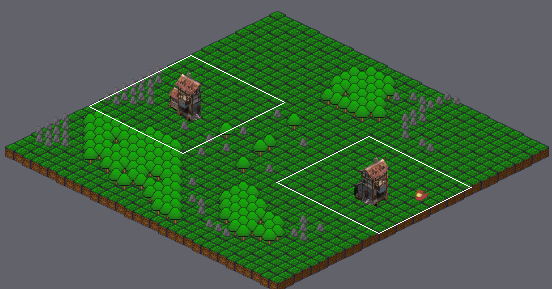
Tiled map, stored at assets/TileMap/Tilemap.tmx. Above: a wide view before the commit, with the close-up outlined.
Close-up. Before:
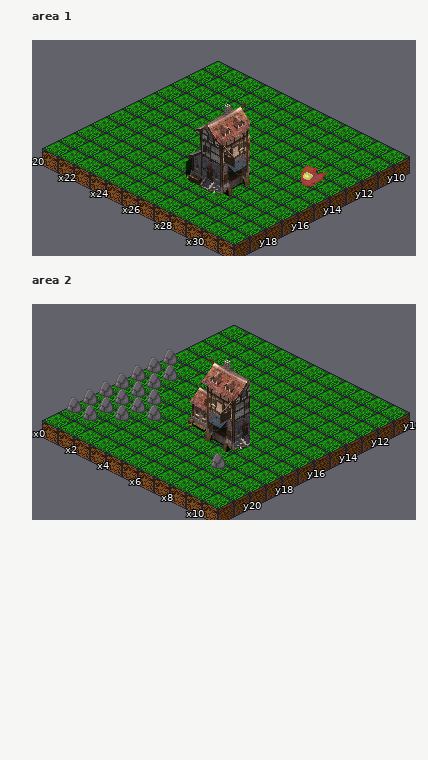
Cells are 32x16 px. Isometric: x runs down to the right, y down to the left. Shown: area 1 x 20..31, y 9..19; area 2 x 0..10, y 10..21. Layer "Layer2" is drawn 2,-3 px off the grid.
After:
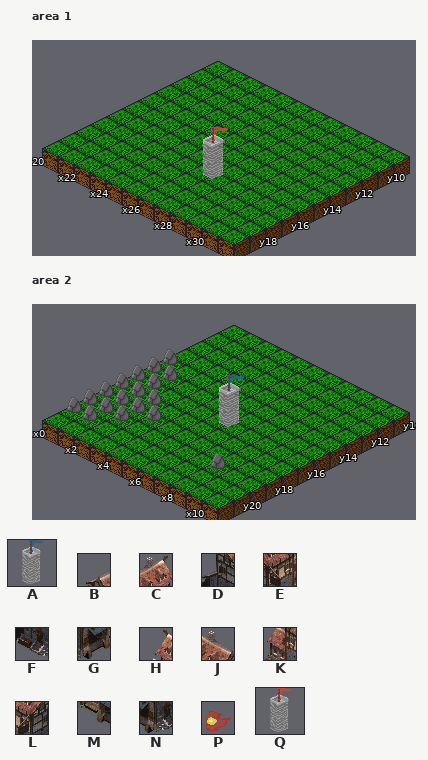
Key: from "blue-castel": A 0; from "castel": B 0, C 1, D 2, E 3, F 4, G 5; from "castel reverse": H 0, J 1, K 2, L 3, M 4, N 5; from "fire": P 0 flipped on the other diagonal; from "red-castel": Q 0.
_ is an empty cell, . an unchanged one.
Changes in this commit:
--- layer "Layer2", area 1
@@ x 23..30 @@
-12 .C......
-13 B......P
-14 ...E....
-15 ..D.....
-16 ..._.G..
-17 ....F...
+12 ._......
+13 _......_
+14 ..._....
+15 .._.....
+16 ...Q._..
+17 ...._...
--- layer "Layer2", area 2
@@ x 2..7 @@
-13 .J....
-14 H.....
-15 ...L..
-16 ..K_..
-17 .....N
-18 ....M.
+13 ._....
+14 _.....
+15 ..._..
+16 .._A..
+17 ....._
+18 ...._.
Boxes around the changes in both close-ups, in picture pixels (x1, y1, x2, y2):
changed: (186, 102, 250, 196)
removed: (301, 166, 327, 186)
changed: (187, 358, 250, 452)
